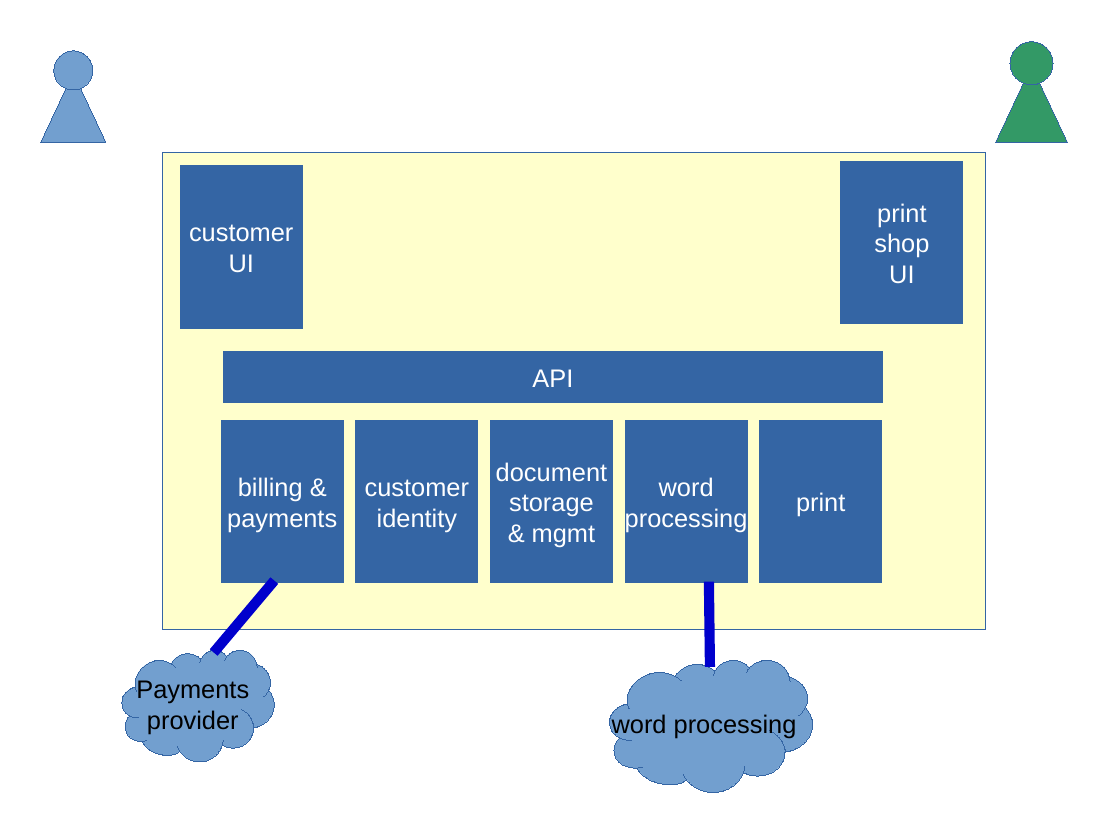
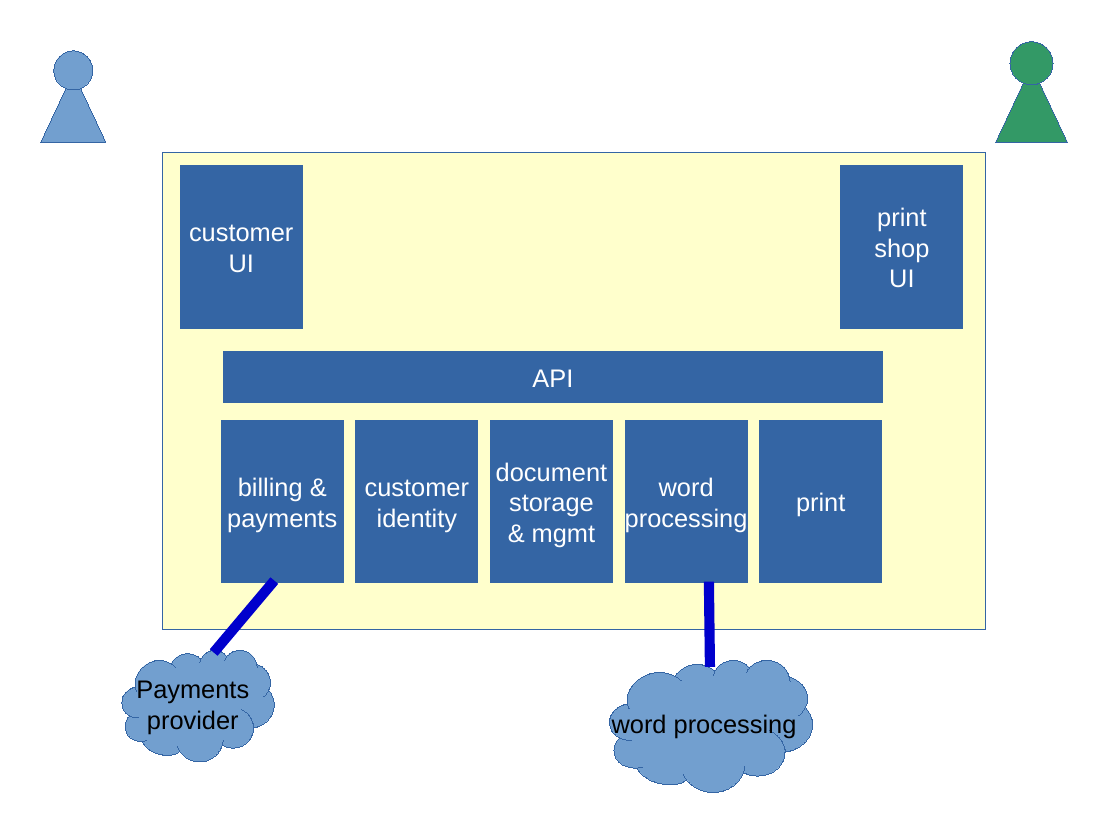
Before and after one commit to p14n/archadr, a slide deck: slide 5 of doc/architecture/presentation/for-management.odp. Drawn at 1120x840 pixels with LibreOffice and Linux fonts; fonts in the diff are those of the drawing. Boxes give left, top, right and bottom in pixels: in the first picture for what was removed or moved away, otherwise in the second. Text is boxed around its words. In the diff, an @@ line names an element or a change of style, - is before the commit and + after.

```diff
--- a/doc/architecture/presentation/for-management.odp
+++ b/doc/architecture/presentation/for-management.odp
@@ rectangle "print": place and size @@
-rectangle "print" at bbox=[842, 162, 963, 324]
+rectangle "print" at bbox=[842, 166, 963, 328]
```
Also in this commit, not shown: 2 other slides changed.
